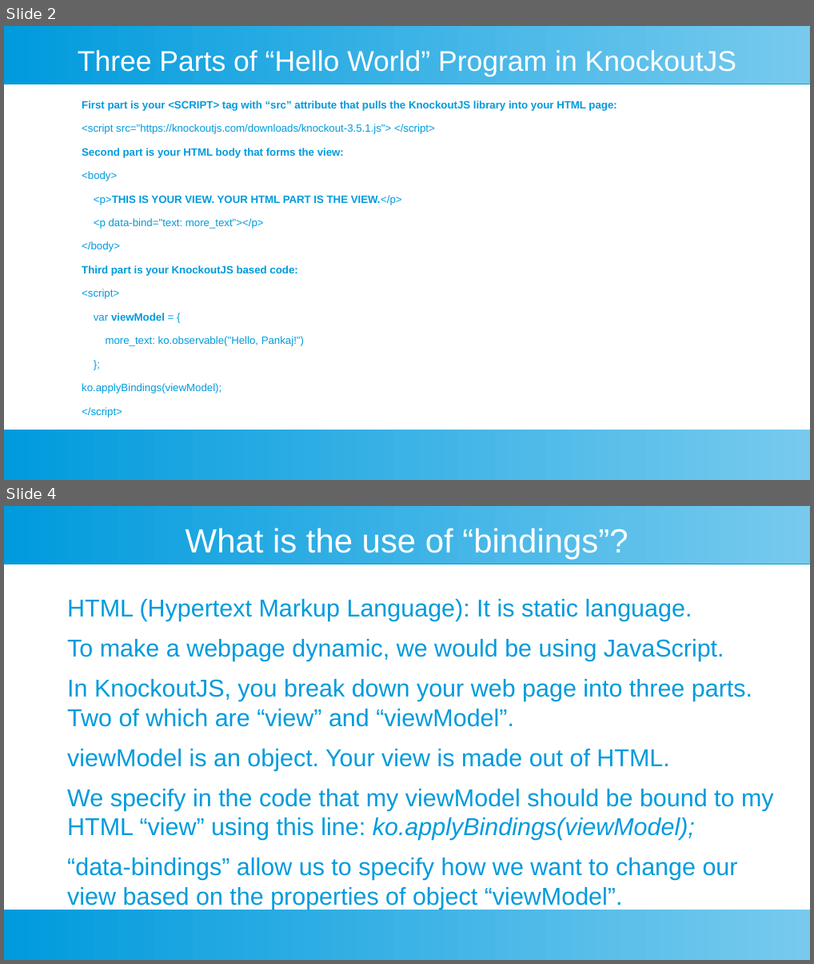
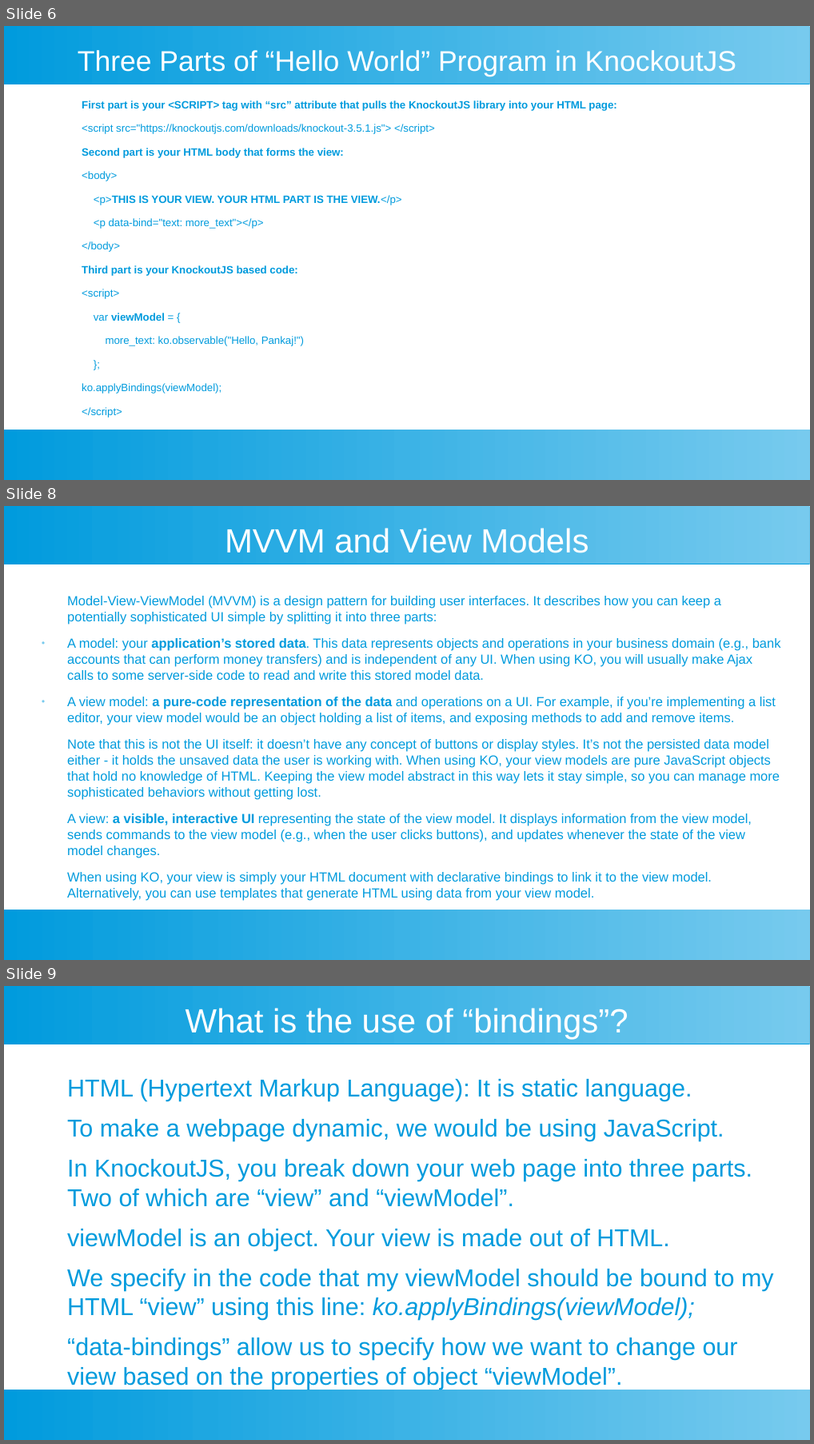
Before and after one commit to ashishjain1547/public_lessons_in_javascript, a slide deck: 5_Introduction to KnockoutJS/KnockoutJS.odp. Shown one above the other, each under a label of ours: slides 2 and 4 before the commit, slides 6, 8 and 9 after it; the slides between them are not shown. The pictures are 814x964 and 814x1444 pixels, drawn with LibreOffice and Linux fonts; fonts in the diff are those of the drawing. Boxes give left, top, right and bottom in pixels: in the first picture for what was removed or moved away, otherwise in the second. Text is boxed around its words. In the diff, an @@ line names an element or a change of style, - is before the commit and + after.

```diff
--- a/5_Introduction to KnockoutJS/KnockoutJS.odp
+++ b/5_Introduction to KnockoutJS/KnockoutJS.odp
@@ slide 8 added at [4,506,810,960], background #FFFFFF; not listed: 2 template elements that a slide beside it also shows @@
@@ title added at [225,528,589,553], 33 pt, text #FFFFFF @@
+MVVM and View Models
@@ text added at [67,596,782,884], 13 pt, text #009BDD @@
+Model-View-ViewModel (MVVM) is a design pattern for building user interfaces. It describes how you can keep a potentially sophisticated UI simple by splitting it into three parts:
+● A model: your application’s stored data. This data represents objects and operations in your business domain (e.g., bank accounts that can perform money transfers) and is independent of any UI. When using KO, you will usually make Ajax calls to some server-side code to read and write this stored model data.
+● A view model: a pure-code representation of the data and operations on a UI. For example, if you’re implementing a list editor, your view model would be an object holding a list of items, and exposing methods to add and remove items.
+Note that this is not the UI itself: it doesn’t have any concept of buttons or display styles. It’s not the persisted data model either - it holds the unsaved data the user is working with. When using KO, your view models are pure JavaScript objects that hold no knowledge of HTML. Keeping the view model abstract in this way lets it stay simple, so you can manage more sophisticated behaviors without getting lost.
+A view: a visible, interactive UI representing the state of the view model. It displays information from the view model, sends commands to the view model (e.g., when the user clicks buttons), and updates whenever the state of the view model changes.
+When using KO, your view is simply your HTML document with declarative bindings to link it to the view model. Alternatively, you can use templates that generate HTML using data from your view model.
@@ what was slide 2 is now slide 6 @@
@@ what was slide 4 is now slide 9 @@
```
Also in this commit, not shown: 2 slides changed, 4 other slides added.
